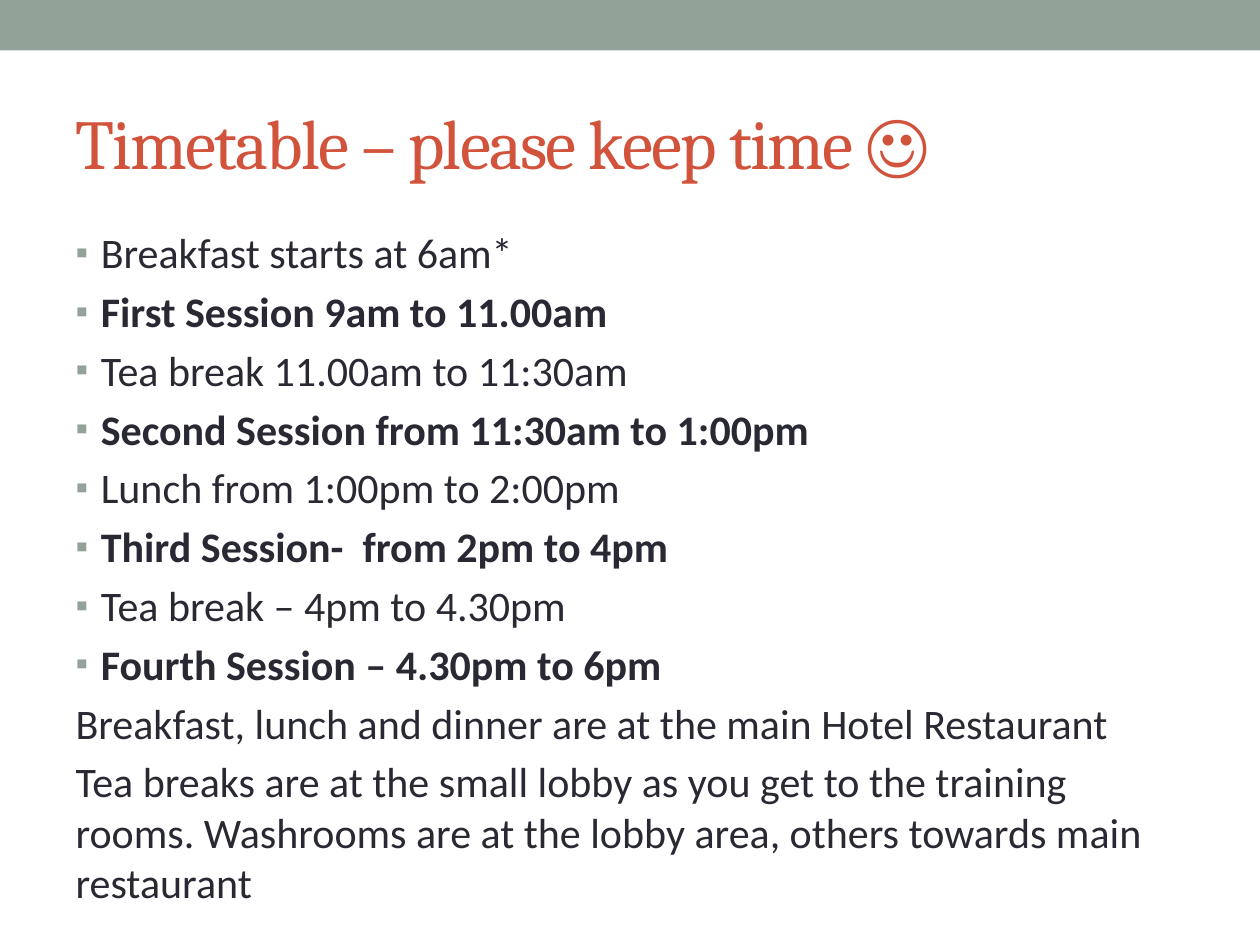
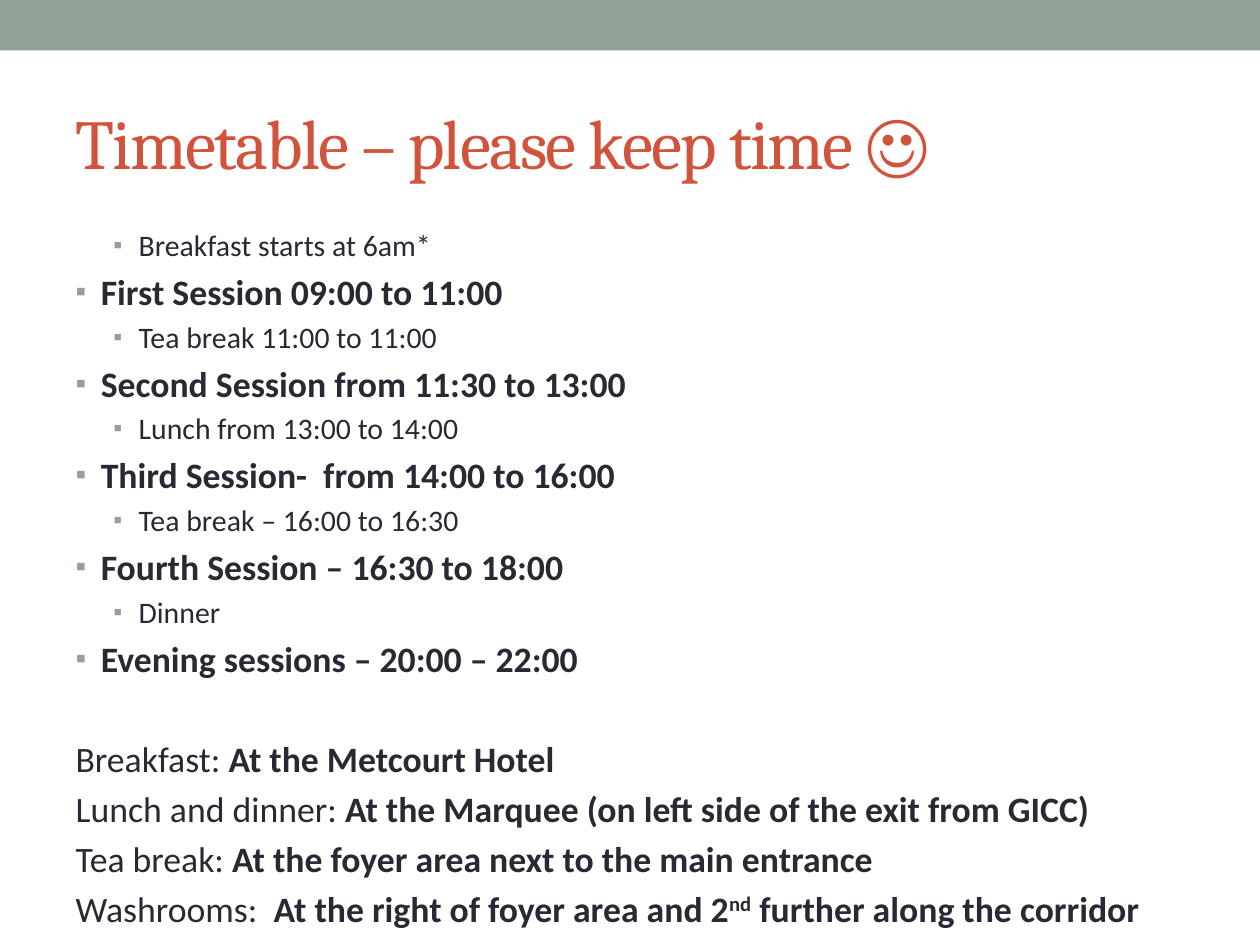
Before and after one commit to afnog/sse, a slide deck: slide 6 of intro/IntroPresentation.pptx. Drawn at 1260x945 pixels with LibreOffice and Linux fonts; fonts in the diff are those of the drawing. Boxes give left, top, right and bottom in pixels: in the first picture for what was removed or moved away, otherwise in the second. Text is boxed around its words. In the diff, an @@ line names an element or a change of style, - is before the commit and + after.

Commit message:
/ ‘intro/IntroPresentation.pptx’

```diff
--- a/intro/IntroPresentation.pptx
+++ b/intro/IntroPresentation.pptx
@@ text at bbox=[139, 235, 431, 257]: size 24 to 17 pt in "Breakfast starts at 6am*"; list level 1 to 2 in "Breakfast starts at 6am*" @@
@@ text at bbox=[76, 280, 1139, 928]: text changed; size 24 to 20.4 pt; bold on @@
-▪ First Session 9am to 11.00am
-▪ Tea break 11.00am to 11:30am
-▪ Second Session from 11:30am to 1:00pm
-▪ Lunch from 1:00pm to 2:00pm
-▪ Third Session- from 2pm to 4pm
-▪ Tea break – 4pm to 4.30pm
-▪ Fourth Session – 4.30pm to 6pm
-Breakfast, lunch and dinner are at the main Hotel Restaurant
-Tea breaks are at the small lobby as you get to the training rooms. Washrooms are at the lobby area, others towards main restaurant
+▪ First Session 09:00 to 11:00
+  ▪ Tea break 11:00 to 11:00
+▪ Second Session from 11:30 to 13:00
+  ▪ Lunch from 13:00 to 14:00
+▪ Third Session- from 14:00 to 16:00
+  ▪ Tea break – 16:00 to 16:30
+▪ Fourth Session – 16:30 to 18:00
+  ▪ Dinner
+▪ Evening sessions – 20:00 – 22:00
+Breakfast: At the Metcourt Hotel
+Lunch and dinner: At the Marquee (on left side of the exit from GICC)
+Tea break: At the foyer area next to the main entrance
+Washrooms: At the right of foyer area and 2nd further along the corridor
```
Also in this commit, not shown: 12 other slides changed, 6 slides added, 1 slide removed.
